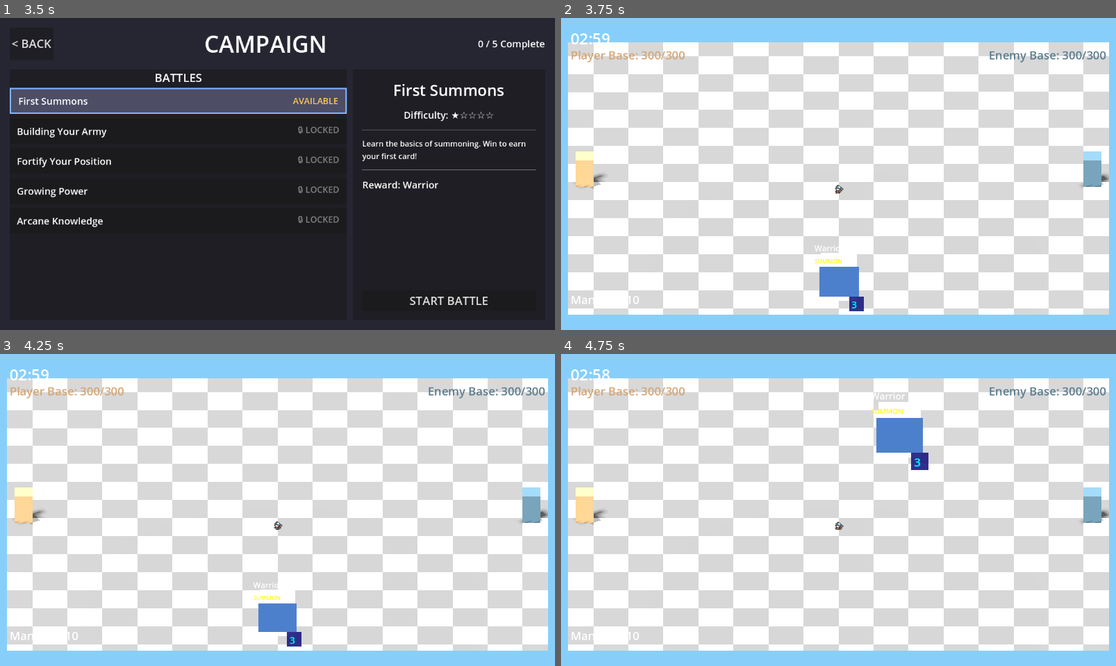
Above: before the commit, frames 1-4 (two rows, left to right).
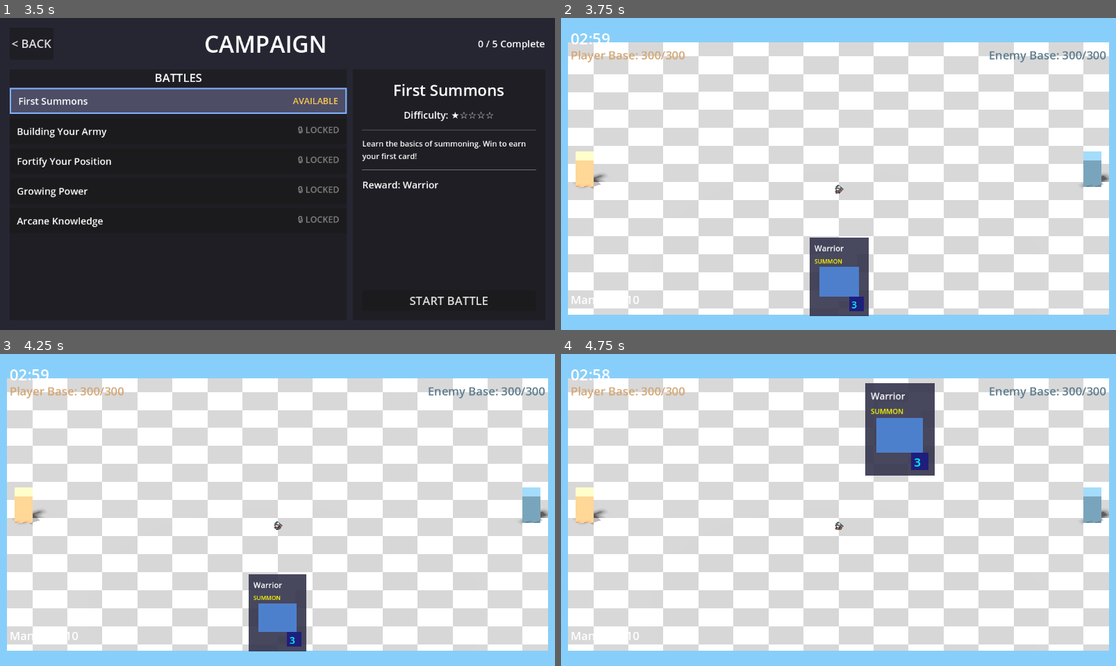
Above: after the commit, the same moments.

Repository: amari-charles/project-summoner
Game: Godot game, scene res://scenes/ui/main_menu.tscn
Two runs of this game, one before a commit and one after it. Both use one fixed random seed, a clock stepped at 60 frames per second and the inputs below.
Inputs (mouse positions are in pixels of both pictures, inside the frame that each line leads up to):
- Up to frame 1 (3.5 s): click "PLAY" at 0.5 s; click "SELECT" at 1.25 s; click "CHOOSE WARRIOR" at 2 s; click (177, 99) at 2.75 s
- Up to frame 2 (3.75 s): click "START BATTLE" at 3.5 s
- Up to frame 3 (4.25 s): no input
- Up to frame 4 (4.75 s): tap Enter at 4.25 s; drag from (838, 612) to (894, 441) at 4.27 s

Frame 1 is identical in both runs. In frame 2, 1.9% of the frame differs, in the area x 44-56%, y 70-96%; in frame 3, 1.8%; in frame 4, 2.6%, in the area x 54-68%, y 9-39%.

Commit message:
Redesign card with single surface + background for unified 3D shader
PROBLEM:
- Applying 3D shader to both Border and Background separately failed
- Gray border was completely invisible
- Dual shader approach was overly complex

SOLUTION:
- Single "CardSurface" ColorRect that includes border area
- Background sits inside surface as child, offset to reveal border
- 3D shader applied only to CardSurface (transforms everything together)
- All card content (labels, icons) are children of surface

NEW STRUCTURE:
```
CardDisplay (container)
  └─ CardSurface (ColorRect with 3D shader) - Gray border color
      ├─ Background (ColorRect) - Inner card color
      ├─ Name Label
      ├─ Type Label
      ├─ Icon
      ├─ Cost Background
      └─ Cost Label
```

CHANGES:
- CardSurface size: CARD_WIDTH+4 x CARD_HEIGHT+4 (includes border)
- Background offset by (2,2) inside surface to reveal 2px border
- All content offset by +2 pixels to account for surface position
- Updated all node references from "Border" to "CardSurface"
- Glow/pulse effects now apply to surface (border color)

RESULT:
- Entire card (border + background + content) transforms as one unit
- Simpler architecture with single shader application
- Gray border should now be visible and tilt with 3D effect

🤖 Generated with [Claude Code](https://claude.com/claude-code)

Co-Authored-By: Claude <noreply@anthropic.com>

Diff:
--- a/scripts/ui/hand_ui.gd
+++ b/scripts/ui/hand_ui.gd
@@ -22,10 +22,8 @@
 	var base_scale: Vector2 = Vector2(1.0, 1.0)
 
 	# 3D rotation shader
-	var background_shader: ShaderMaterial
-	var border_shader: ShaderMaterial
-	var background_node: ColorRect
-	var border_node: ColorRect
+	var shader_material: ShaderMaterial
+	var card_surface: ColorRect  # The main visual surface with shader applied
 
 	# Velocity tracking for rotation
 	var previous_position: Vector2
@@ -60,13 +58,12 @@
 		mouse_entered.connect(_on_mouse_entered)
 		mouse_exited.connect(_on_mouse_exited)
 
-		# Wait for visual nodes to be added
+		# Wait for card surface to be added
 		await get_tree().process_frame
 
-		# Setup 3D shader on both border and background
-		background_node = get_node_or_null("Background") as ColorRect
-		border_node = get_node_or_null("Border") as ColorRect
-		if background_node and border_node:
+		# Setup 3D shader on card surface
+		card_surface = get_node_or_null("CardSurface") as ColorRect
+		if card_surface:
 			_setup_3d_shader()
 
 	func _process(delta: float) -> void:
@@ -95,12 +92,12 @@
 		rotation *= ROTATION_DAMPING
 
 		# Update 3D rotation based on mouse position (only when hovered)
-		if is_hovered and background_shader and border_shader:
+		if is_hovered and shader_material:
 			_update_3d_rotation()
 
-	## Setup 3D perspective shader on both border and background
+	## Setup 3D perspective shader on card surface
 	func _setup_3d_shader() -> void:
-		if not background_node or not border_node:
+		if not card_surface:
 			return
 
 		# Load shader
@@ -109,29 +106,24 @@
 			push_error("Failed to load card 3D shader")
 			return
 
-		# Create shader materials for both border and background
-		background_shader = ShaderMaterial.new()
-		background_shader.shader = shader
-
-		border_shader = ShaderMaterial.new()
-		border_shader.shader = shader
-
-		# Set default shader parameters for both
-		for mat in [background_shader, border_shader]:
-			mat.set_shader_parameter("fov", 70.0)
-			mat.set_shader_parameter("rot_x_deg", 0.0)
-			mat.set_shader_parameter("rot_y_deg", 0.0)
-			mat.set_shader_parameter("inset", 0.0)
-			mat.set_shader_parameter("cull_backface", true)
-			mat.set_shader_parameter("use_front", true)
-
-		# Apply shaders to both nodes
-		background_node.material = background_shader
-		border_node.material = border_shader
+		# Create shader material
+		shader_material = ShaderMaterial.new()
+		shader_material.shader = shader
+
+		# Set default shader parameters
+		shader_material.set_shader_parameter("fov", 70.0)
+		shader_material.set_shader_parameter("rot_x_deg", 0.0)
+		shader_material.set_shader_parameter("rot_y_deg", 0.0)
+		shader_material.set_shader_parameter("inset", 0.0)
+		shader_material.set_shader_parameter("cull_backface", true)
+		shader_material.set_shader_parameter("use_front", true)
+
+		# Apply shader to card surface
+		card_surface.material = shader_material
 
 	## Update 3D rotation based on mouse position relative to card
 	func _update_3d_rotation() -> void:
-		if not background_shader or not border_shader:
+		if not shader_material:
 			return
 
 		# Get mouse position relative to card center
@@ -150,18 +142,17 @@
 		var target_rot_y = offset_x * MAX_TILT_DEGREES
 		var target_rot_x = -offset_y * MAX_TILT_DEGREES  # Negative for proper direction
 
-		# Get current rotation from background shader
-		var current_rot_y = background_shader.get_shader_parameter("rot_y_deg")
-		var current_rot_x = background_shader.get_shader_parameter("rot_x_deg")
+		# Get current rotation
+		var current_rot_y = shader_material.get_shader_parameter("rot_y_deg")
+		var current_rot_x = shader_material.get_shader_parameter("rot_x_deg")
 
 		# Smooth lerp to target
 		var new_rot_y = lerp(current_rot_y, target_rot_y, TILT_SMOOTHING)
 		var new_rot_x = lerp(current_rot_x, target_rot_x, TILT_SMOOTHING)
 
-		# Update shader parameters for BOTH border and background
-		for mat in [background_shader, border_shader]:
-			mat.set_shader_parameter("rot_y_deg", new_rot_y)
-			mat.set_shader_parameter("rot_x_deg", new_rot_x)
+		# Update shader parameters
+		shader_material.set_shader_parameter("rot_y_deg", new_rot_y)
+		shader_material.set_shader_parameter("rot_x_deg", new_rot_x)
 
 	## Play entrance animation when card is first drawn/created
 	func play_entrance_animation(stagger_index: int = 0) -> void:
@@ -248,13 +239,13 @@
 		is_hovered = true
 		was_recently_hovered = true
 
-		# Stop any pulse glow on the border
-		var border = get_node_or_null("Border") as ColorRect
-		if border and border.has_meta("pulse_tween"):
-			var pulse_tween = border.get_meta("pulse_tween") as Tween
+		# Stop any pulse glow on the card surface (border)
+		var surface = get_node_or_null("CardSurface") as ColorRect
+		if surface and surface.has_meta("pulse_tween"):
+			var pulse_tween = surface.get_meta("pulse_tween") as Tween
 			if pulse_tween and pulse_tween.is_valid():
 				pulse_tween.kill()
-			border.remove_meta("pulse_tween")
+			surface.remove_meta("pulse_tween")
 
 		# Create elastic hover tween
 		if hover_tween and hover_tween.is_valid():
@@ -298,44 +289,41 @@
 		# Return to normal scale
 		hover_tween.tween_property(self, "scale", base_scale, HOVER_DURATION)
 
-		# Reset 3D rotation smoothly for both border and background
-		if background_shader and border_shader:
+		# Reset 3D rotation smoothly
+		if shader_material:
 			var rotation_tween = create_tween()
 			rotation_tween.set_parallel(true)
 			rotation_tween.set_trans(Tween.TRANS_BACK)
 			rotation_tween.set_ease(Tween.EASE_IN_OUT)
-
-			# Reset both shaders
-			for mat in [background_shader, border_shader]:
-				rotation_tween.tween_method(
-					func(val): mat.set_shader_parameter("rot_x_deg", val),
-					mat.get_shader_parameter("rot_x_deg"),
-					0.0,
-					0.3
-				)
-				rotation_tween.tween_method(
-					func(val): mat.set_shader_parameter("rot_y_deg", val),
-					mat.get_shader_parameter("rot_y_deg"),
-					0.0,
-					0.3
-				)
+			rotation_tween.tween_method(
+				func(val): shader_material.set_shader_parameter("rot_x_deg", val),
+				shader_material.get_shader_parameter("rot_x_deg"),
+				0.0,
+				0.3
+			)
+			rotation_tween.tween_method(
+				func(val): shader_material.set_shader_parameter("rot_y_deg", val),
+				shader_material.get_shader_parameter("rot_y_deg"),
+				0.0,
+				0.3
+			)
 
 		# Reset z_index
 		hover_tween.finished.connect(func(): z_index = 0)
 
 		# Remove hover glow - set to static non-pulsing color
-		var border = get_node_or_null("Border") as ColorRect
-		if border:
+		var surface = get_node_or_null("CardSurface") as ColorRect
+		if surface:
 			var glow_tween = create_tween()
 			glow_tween.set_trans(Tween.TRANS_SINE)
 			glow_tween.set_ease(Tween.EASE_OUT)
 			# Set to gray, not back to pulse
-			glow_tween.tween_property(border, "color", Color.GRAY, 0.15)
+			glow_tween.tween_property(surface, "color", Color.GRAY, 0.15)
 
 	## Update glow effect based on hover state and playability
 	func _update_hover_glow(active: bool) -> void:
-		var border = get_node_or_null("Border") as ColorRect
-		if not border:
+		var surface = get_node_or_null("CardSurface") as ColorRect
+		if not surface:
 			return
 
 		# Only glow if card is affordable
@@ -350,10 +338,10 @@
 
 		if active:
 			# Bright gold glow on hover
-			glow_tween.tween_property(border, "color", Color(1.0, 0.9, 0.3, 1.0), 0.15)
+			glow_tween.tween_property(surface, "color", Color(1.0, 0.9, 0.3, 1.0), 0.15)
 		else:
 			# Return to subtle glow or gray
-			glow_tween.tween_property(border, "color", Color(0.8, 0.7, 0.2, 0.6), 0.15)
+			glow_tween.tween_property(surface, "color", Color(0.8, 0.7, 0.2, 0.6), 0.15)
 
 var summoner: Node  # Can be Summoner or Summoner3D
 var card_displays: Array[Control] = []
@@ -423,69 +411,70 @@
 	container.card_index = index
 	container.hand_ui = self
 
-	# Card border (rendered behind background) - will have 3D shader applied
-	var border = ColorRect.new()
-	border.name = "Border"
-	border.size = Vector2(CARD_WIDTH, CARD_HEIGHT)
-	border.color = Color.GRAY
-	border.z_index = -1
-	border.position = Vector2(-2, -2)
-	border.custom_minimum_size = Vector2(CARD_WIDTH + 4, CARD_HEIGHT + 4)
-	border.mouse_filter = Control.MOUSE_FILTER_IGNORE
-	container.add_child(border)
-
-	# Card background - will have 3D shader applied
+	# Card surface (includes border) - will have 3D shader applied
+	# This is the full card including border area
+	var surface = ColorRect.new()
+	surface.name = "CardSurface"
+	surface.size = Vector2(CARD_WIDTH + 4, CARD_HEIGHT + 4)
+	surface.position = Vector2(-2, -2)
+	surface.color = Color.GRAY  # Border color
+	surface.mouse_filter = Control.MOUSE_FILTER_IGNORE
+	container.add_child(surface)
+
+	# Card background (inner area)
+	# This sits on top of the surface to create the border effect
 	var bg = ColorRect.new()
 	bg.name = "Background"
 	bg.size = Vector2(CARD_WIDTH, CARD_HEIGHT)
+	bg.position = Vector2(2, 2)  # Offset to reveal border
 	bg.color = Color(0.2, 0.2, 0.3, 0.9)
 	bg.mouse_filter = Control.MOUSE_FILTER_IGNORE
-	container.add_child(bg)
-
-	# Card name label
+	surface.add_child(bg)
+
+	# Card name label (child of surface to transform with 3D shader)
 	var name_label = Label.new()
 	name_label.text = card.card_name
-	name_label.position = Vector2(10, 10)
+	name_label.position = Vector2(12, 12)  # Offset by 2 to account for surface position
 	name_label.add_theme_font_size_override("font_size", 16)
 	name_label.custom_minimum_size = Vector2(CARD_WIDTH - 20, 0)
 	name_label.autowrap_mode = TextServer.AUTOWRAP_WORD
 	name_label.mouse_filter = Control.MOUSE_FILTER_IGNORE
-	container.add_child(name_label)
+	surface.add_child(name_label)
 
 	# Card type (icon placeholder)
 	var type_label = Label.new()
 	type_label.text = "SUMMON" if card.card_type == Card.CardType.SUMMON else "SPELL"
-	type_label.position = Vector2(10, 40)
+	type_label.position = Vector2(12, 42)  # Offset by 2
 	type_label.add_theme_font_size_override("font_size", 12)
 	type_label.add_theme_color_override("font_color", Color.YELLOW)
 	type_label.mouse_filter = Control.MOUSE_FILTER_IGNORE
-	container.add_child(type_label)
+	surface.add_child(type_label)
 
 	# Unit icon (colored rect for now)
 	if card.card_type == Card.CardType.SUMMON and card.unit_scene:
 		var icon = ColorRect.new()
 		icon.size = Vector2(80, 60)
-		icon.position = Vector2(20, 60)
+		icon.position = Vector2(22, 62)  # Offset by 2
 		icon.color = Color(0.3, 0.5, 0.8)
 		icon.mouse_filter = Control.MOUSE_FILTER_IGNORE
-		container.add_child(icon)
+		surface.add_child(icon)
 
 	# Mana cost
 	var cost_bg = ColorRect.new()
 	cost_bg.size = Vector2(30, 30)
-	cost_bg.position = Vector2(CARD_WIDTH - 40, CARD_HEIGHT - 40)
+	cost_bg.position = Vector2(CARD_WIDTH - 38, CARD_HEIGHT - 38)  # Offset by 2
 	cost_bg.color = Color(0.1, 0.1, 0.5, 0.9)
 	cost_bg.mouse_filter = Control.MOUSE_FILTER_IGNORE
-	container.add_child(cost_bg)
+	surface.add_child(cost_bg)
 
 	var cost_label = Label.new()
 	cost_label.name = "CostLabel"
 	cost_label.text = str(int(card.mana_cost))
-	cost_label.position = Vector2(CARD_WIDTH - 35, CARD_HEIGHT - 38)
+	cost_label.position = Vector2(CARD_WIDTH - 33, CARD_HEIGHT - 36)  # Offset by 2
 	cost_label.add_theme_font_size_override("font_size", 20)
 	cost_label.add_theme_color_override("font_color", Color.CYAN)
 	cost_label.mouse_filter = Control.MOUSE_FILTER_IGNORE
-	container.add_child(cost_label)
+	surface.add_child(cost_label)
 
 	return container
 
@@ -506,15 +495,15 @@
 		if not display:
 			continue
 
-		var border = display.get_node_or_null("Border") as ColorRect
+		var surface = display.get_node_or_null("CardSurface") as ColorRect
 
 		if i == selected_card_index:
-			if border:
-				border.color = Color.GOLD
+			if surface:
+				surface.color = Color.GOLD
 		else:
-			if border:
+			if surface:
 				# Will be updated by _update_availability for playable cards
-				border.color = Color.GRAY
+				surface.color = Color.GRAY
 
 func _update_availability() -> void:
 	if not summoner:
@@ -529,8 +518,8 @@
 		if not display:
 			continue
 
-		var bg = display.get_node_or_null("Background") as ColorRect
-		var border = display.get_node_or_null("Border") as ColorRect
+		var surface = display.get_node_or_null("CardSurface") as ColorRect
+		var bg = display.get_node_or_null("CardSurface/Background") as ColorRect
 
 		# Check affordability
 		var can_afford = summoner.mana >= card.mana_cost
@@ -541,9 +530,9 @@
 				bg.color = Color(0.2, 0.2, 0.3, 0.9)
 				bg.modulate = Color.WHITE
 
-			# Start subtle glow pulse on border (unless selected, hovered, or was recently hovered)
-			if border and not display.is_hovered and not display.was_recently_hovered and i != selected_card_index:
-				_create_glow_pulse(border)
+			# Start subtle glow pulse on surface (border) (unless selected, hovered, or was recently hovered)
+			if surface and not display.is_hovered and not display.was_recently_hovered and i != selected_card_index:
+				_create_glow_pulse(surface)
 		else:
 			# Unaffordable: gray out
 			if bg:
@@ -551,32 +540,32 @@
 				bg.modulate = Color(0.6, 0.6, 0.6)
 
 			# Remove glow and kill pulse tween
-			if border and i != selected_card_index:
+			if surface and i != selected_card_index:
 				# Kill pulse tween if it exists
-				if border.has_meta("pulse_tween"):
-					var pulse_tween = border.get_meta("pulse_tween") as Tween
+				if surface.has_meta("pulse_tween"):
+					var pulse_tween = surface.get_meta("pulse_tween") as Tween
 					if pulse_tween and pulse_tween.is_valid():
 						pulse_tween.kill()
-					border.remove_meta("pulse_tween")
-				border.color = Color.GRAY
+					surface.remove_meta("pulse_tween")
+				surface.color = Color.GRAY
 
 ## Create pulsing glow effect for playable cards
-func _create_glow_pulse(border: ColorRect) -> void:
+func _create_glow_pulse(surface: ColorRect) -> void:
 	# Don't create if already pulsing
-	if border.has_meta("pulse_tween"):
-		var existing = border.get_meta("pulse_tween") as Tween
+	if surface.has_meta("pulse_tween"):
+		var existing = surface.get_meta("pulse_tween") as Tween
 		if existing and existing.is_valid():
 			return  # Already pulsing
 
-	# Kill any existing tween on this border first
-	if border.has_meta("pulse_tween"):
-		var old_tween = border.get_meta("pulse_tween") as Tween
+	# Kill any existing tween on this surface first
+	if surface.has_meta("pulse_tween"):
+		var old_tween = surface.get_meta("pulse_tween") as Tween
 		if old_tween and old_tween.is_valid():
 			old_tween.kill()
 
-	# Store tween reference on the border node
-	var pulse_tween = border.create_tween()
-	border.set_meta("pulse_tween", pulse_tween)
+	# Store tween reference on the surface node
+	var pulse_tween = surface.create_tween()
+	surface.set_meta("pulse_tween", pulse_tween)
 
 	pulse_tween.set_loops()
 	pulse_tween.set_trans(Tween.TRANS_SINE)
@@ -586,8 +575,8 @@
 	var dim_gold = Color(0.8, 0.7, 0.2, 0.4)
 	var bright_gold = Color(1.0, 0.9, 0.3, 0.8)
 
-	pulse_tween.tween_property(border, "color", bright_gold, 1.0)
-	pulse_tween.tween_property(border, "color", dim_gold, 1.0)
+	pulse_tween.tween_property(surface, "color", bright_gold, 1.0)
+	pulse_tween.tween_property(surface, "color", dim_gold, 1.0)
 
 func _on_card_played(_card: Card) -> void:
 	# Deselect after playing - no card should be selected
